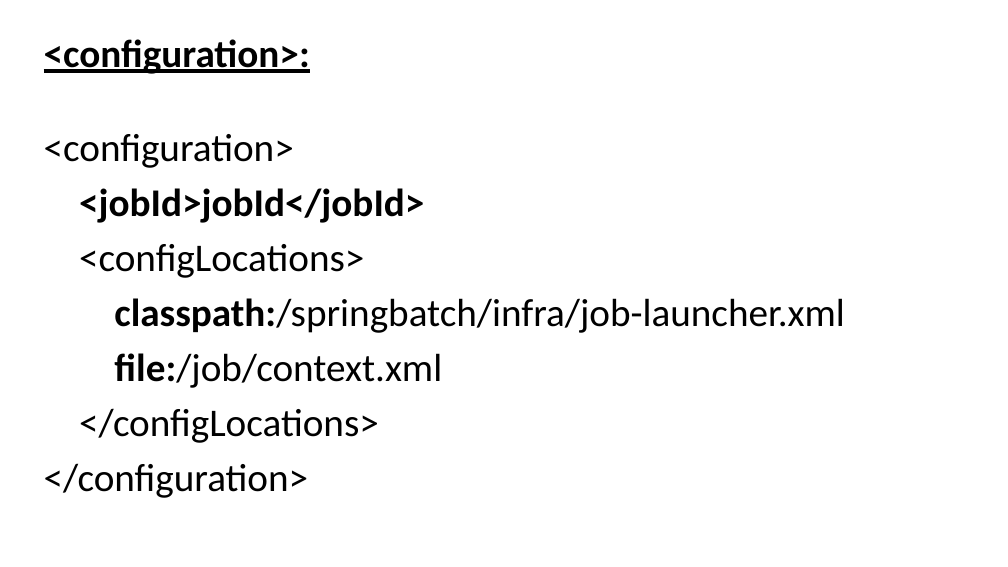
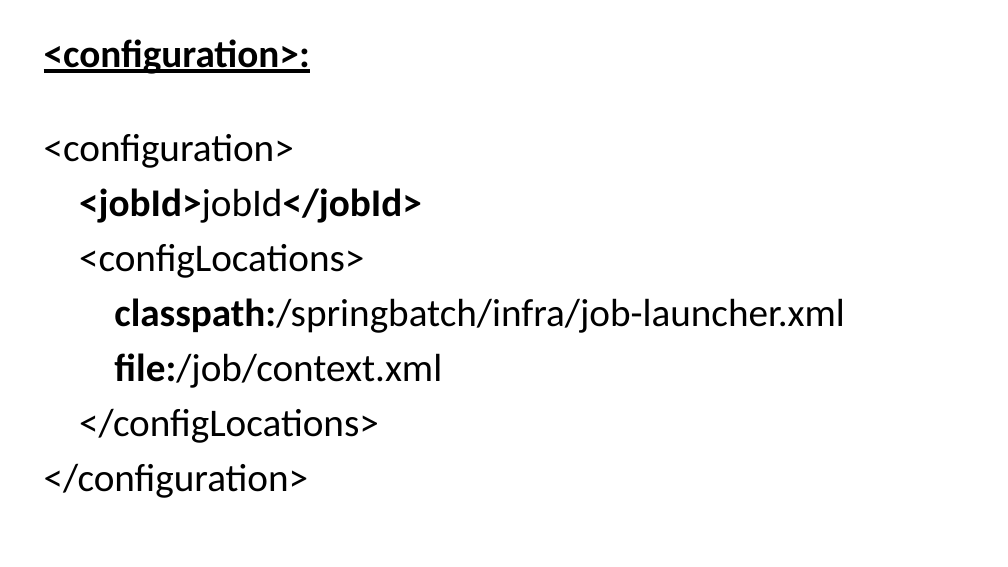
Before and after one commit to evgeny-goldin/maven-plugins, a slide deck: slide 86 of maven-plugins.pptx. Drawn at 1008x567 pixels with LibreOffice and Linux fonts; fonts in the diff are those of the drawing; background and template pictures are left out. Boxes give left, top, right and bottom in pixels: in the first picture for what was removed or moved away, otherwise in the second. Text is boxed around its words. In the diff, an @@ line names an element or a change of style, - is before the commit and + after.

```diff
--- a/maven-plugins.pptx
+++ b/maven-plugins.pptx
@@ text at (x1=79, y1=188, x2=422, y2=223): bold off in "<jobId>jobId</jobId>" @@
```
Also in this commit, not shown: 28 other slides changed.
